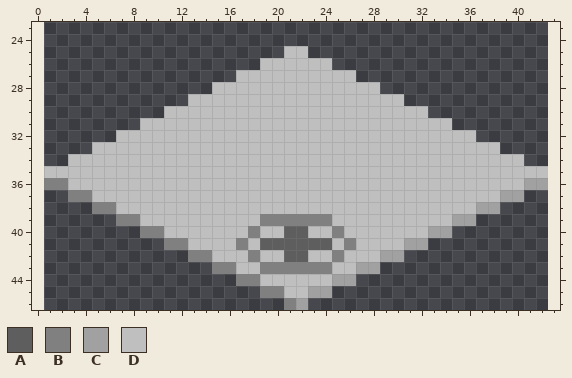
Pixel-art sprite, stored at bin/res/drawable/circular_launcher_plate_2_2.png. The picture above was drawn from the file before the commit.
The file is 42x47 pixels. Shown: x 0..43, y 23..46. The old version is drawn lined up with the new one, on the new canvas.
Palette (. is transparent): A #5e5e5e  B #808080  C #a1a1a1  D #bfbfbf
Pixels before, first column x 1:
25 ....................DD....................
26 ..................DDDDDD..................
27 ................DDDDDDDDDD................
28 ..............DDDDDDDDDDDDDD..............
29 ............DDDDDDDDDDDDDDDDDD............
30 ..........DDDDDDDDDDDDDDDDDDDDDD..........
31 ........DDDDDDDDDDDDDDDDDDDDDDDDDD........
32 ......DDDDDDDDDDDDDDDDDDDDDDDDDDDDDD......
33 ....DDDDDDDDDDDDDDDDDDDDDDDDDDDDDDDDDD....
34 ..DDDDDDDDDDDDDDDDDDDDDDDDDDDDDDDDDDDDDD..
35 DDDDDDDDDDDDDDDDDDDDDDDDDDDDDDDDDDDDDDDDDD
36 BBDDDDDDDDDDDDDDDDDDDDDDDDDDDDDDDDDDDDDDCC
37 ..BBDDDDDDDDDDDDDDDDDDDDDDDDDDDDDDDDDDCC..
38 ....BBDDDDDDDDDDDDDDDDDDDDDDDDDDDDDDCC....
39 ......BBDDDDDDDDDDBBBBBBDDDDDDDDDDCC......
40 ........BBDDDDDDDBDDAADDBDDDDDDDCC........
41 ..........BBDDDDBDAAAAAADBDDDDCC..........
42 ............BBDDDBDDAADDBDDDCC............
43 ..............BBDDBBBBBBDDCC..............
44 ................BBDDDDDDCC................
45 ..................BBDDCC..................
46 ....................BC....................
The same view after the edit:
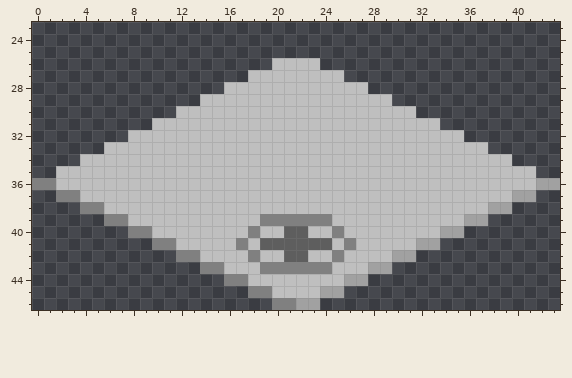
Changes in this commit:
canvas 42x47 -> 44x47, the old top-left corner now at 1,0
y 25: x 21..22 DD -> ..
y 26: x 19 D -> .; x 24 D -> .
y 27: x 17 D -> .; x 26 D -> .
y 28: x 15 D -> .; x 28 D -> .
y 29: x 13 D -> .; x 30 D -> .
y 30: x 11 D -> .; x 32 D -> .
y 31: x 9 D -> .; x 34 D -> .
y 32: x 7 D -> .; x 36 D -> .
y 33: x 5 D -> .; x 38 D -> .
y 34: x 3 D -> .; x 40 D -> .
y 35: x 1 D -> .; x 42 D -> .
y 36: x 0 . -> B; x 2 B -> D; x 41 C -> D; x 43 . -> C
y 37: x 2 . -> B; x 4 B -> D; x 39 C -> D; x 41 . -> C
y 38: x 4 . -> B; x 6 B -> D; x 37 C -> D; x 39 . -> C
y 39: x 6 . -> B; x 8 B -> D; x 35 C -> D; x 37 . -> C
y 40: x 8 . -> B; x 10 B -> D; x 33 C -> D; x 35 . -> C
y 41: x 10 . -> B; x 12 B -> D; x 31 C -> D; x 33 . -> C
y 42: x 12 . -> B; x 14 B -> D; x 29 C -> D; x 31 . -> C
y 43: x 14 . -> B; x 16 B -> D; x 27 C -> D; x 29 . -> C
y 44: x 16 . -> B; x 18 B -> D; x 25 C -> D; x 27 . -> C
y 45: x 18 . -> B; x 20 B -> D; x 23 C -> D; x 25 . -> C
y 46: x 20 . -> B; x 23 . -> C
